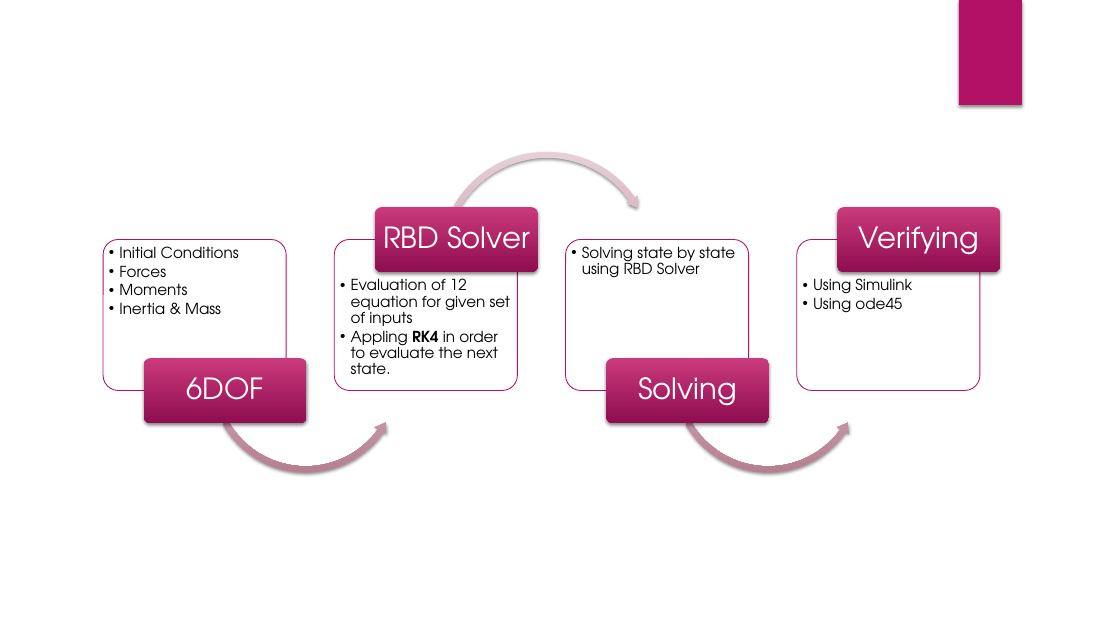
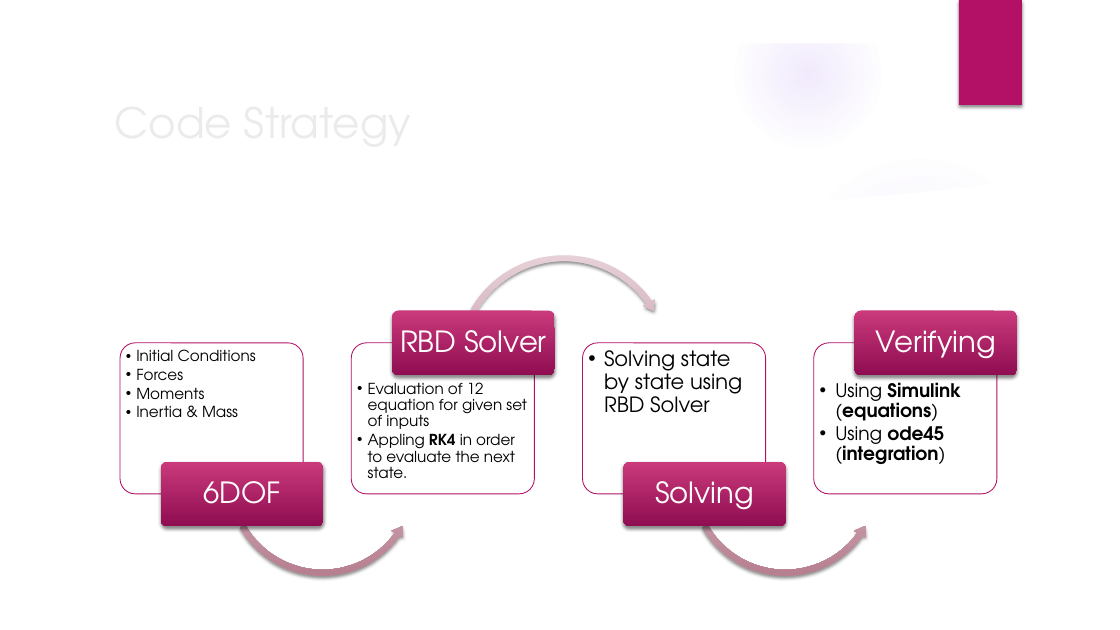
Before and after one commit to Aero-Mohamed/Autopilot, a slide deck: slide 6 of Task 2/Task2_G4_presentation.pptx (slide 22 before the commit). Drawn at 1120x630 pixels with LibreOffice and Linux fonts; fonts in the diff are those of the drawing; background and template pictures are left out. Boxes give left, top, right and bottom in pixels: in the first picture for what was removed or moved away, otherwise in the second. Text is boxed around its words. In the diff, an @@ line names an element or a change of style, - is before the commit and + after.

```diff
--- a/Task 2/Task2_G4_presentation.pptx
+++ b/Task 2/Task2_G4_presentation.pptx
@@ group added at box(0, 0, 1120, 630): 5 ellipses, 3 freeform shapes @@
@@ title added at box(106, 89, 911, 154), 36 pt, text #EBEBEB @@
+Code Strategy
@@ 7 rounded rectangles, 5 texts, 2 left circular arrows, 1 circular arrow: place and size @@
-7 rounded rectangles, 5 texts, 2 left circular arrows, 1 circular arrow at box(103, 148, 1001, 476)
+7 rounded rectangles, 5 texts, 2 left circular arrows, 1 circular arrow at box(120, 251, 1017, 580)
@@ 2 texts, 1 rounded rectangle: place and size @@
-2 texts, 1 rounded rectangle at box(187, 226, 979, 400)
+2 texts, 1 rounded rectangle at box(204, 330, 996, 504)
@@ text "Solving state by state using ..." at box(604, 350, 742, 413): size 13 to 18 pt; indent changed @@
@@ text at box(835, 377, 961, 464): text changed; size 13 to 16 pt; bold on @@
-  •• Using Simulink
-  •• Using ode45
+  •• Using Simulink (equations)
+  •• Using ode45 (integration)
```
Also in this commit, not shown: 1 other slide changed, 8 slides added, 19 slides removed, 8 other files.
